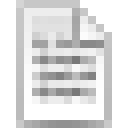
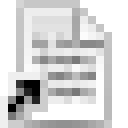
Layers edited between the first and the second 128x128 image:
added layer "Layer 3" above "Layer 2" over [0, 72, 48, 128]
